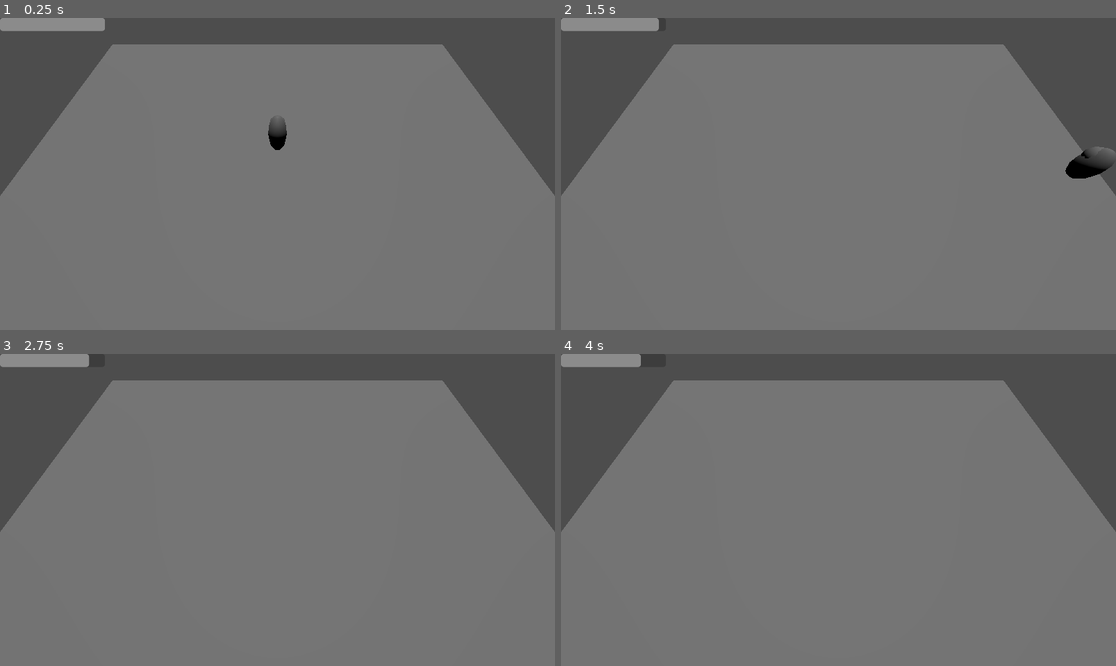
Above: before the commit, frames 1-4 (two rows, left to right).
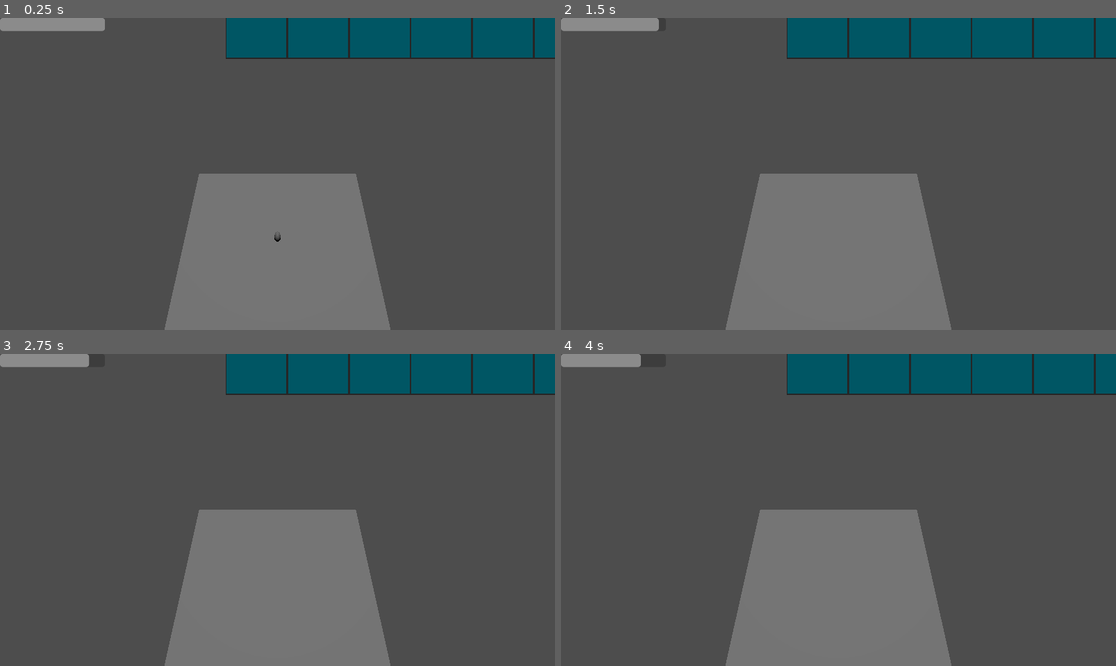
Above: after the commit, the same moments.

Repository: dueip/2024f_gamejam_misis
Game: Godot game, scene res://test_room.tscn
The game is run twice, just before and just after one commit, with the same random seed, the same clock (stepped at 60 frames per second) and the same inputs.
Inputs (mouse positions are in pixels of both pictures, inside the frame that each line leads up to):
- Up to frame 1 (0.25 s): no input
- Up to frame 2 (1.5 s): move the mouse to (960, 158) at 0.52 s; hold D (character_right) 0.53-1.28 s; tap Space (character_dash) at 0.6 s; move the mouse to (727, 189) at 1.27 s; hold S (character_back) from 1.28 s (still down); tap Shift (character_run) at 1.35 s
- Up to frame 3 (2.75 s): move the mouse to (333, 441) at 2.02 s; release S (character_back) at 2.03 s; hold D (character_right) from 2.03 s (still down); tap Space (character_dash) at 2.1 s
- Up to frame 4 (4 s): tap Enter at 2.75 s; move the mouse to (810, 572) at 2.77 s; release D (character_right) at 2.78 s; hold W (character_up) 2.78-3.53 s; tap Shift (character_run) at 2.85 s; tap Space (character_dash) at 3.5, 3.6 s; move the mouse to (1005, 556) at 3.52 s; hold A (character_left) from 3.53 s (still down)

The runs differ from the first frame. In frame 1, 70% of the frame differs, in the area x 0-100%, y 0-100%; in frame 2, 70%; in frame 3, 70%; in frame 4, 70%.

Commit message:
fix: Добавить поччинку камеры outsourced to Misha

Diff:
--- a/character.gd
+++ b/character.gd
@@ -17,7 +17,7 @@
 @export
 var stamina_lose: StaminaLoseResource
 @export
-var mouse_sens: float = 0.005
+var mouse_sens: float = 0.05
 
 
 var speed_multiplyer: float = 1.0
@@ -33,25 +33,24 @@
 func _ready():
 	seed("Byeworld".hash())
 	Input.warp_mouse(Vector2(self.position.x, self.position.y))
-	Input.set_mouse_mode(Input.MOUSE_MODE_CONFINED_HIDDEN)
+	#Input.set_mouse_mode(Input.MOUSE_MODE_CONFINED_HIDDEN)
 
 
 func _input(event):
-	if event is InputEventMouseMotion:
-		var normal = get_viewport().get_camera_3d().project_local_ray_normal(event.relative)
+	if event is InputEventMouse:
 
-		#self.rotate_y(normal.angle_to(self.position) * mouse_sens)
-		#self.rotate_y(event.relative.y * mouse_sens)
-
-
+		var camera = get_viewport().get_camera_3d()
+		var normal = get_viewport().get_camera_3d().project_local_ray_normal(event.position)
+		var C = -camera.position.y/ normal.y
+		var point_to_look_at = (camera.position + C * normal)
+		var vector_but_dont_change_y = Vector3(point_to_look_at.x, 5, -point_to_look_at.z)
+		self.position=vector_but_dont_change_y
+		print(camera.position + C * normal)
+		# self.rotate_y( * mouse_sens)
 
 
 func _physics_process(delta):
-	# Add the gravity.
-	if not is_on_floor():
-		velocity.y -= gravity * delta
 
-	# Handle Dash
 
 
 	var is_running: bool = Input.is_action_pressed("character_run")
--- a/character.tscn
+++ b/character.tscn
@@ -1,9 +1,10 @@
-[gd_scene load_steps=7 format=3 uid="uid://ca4ode1cog4je"]
+[gd_scene load_steps=8 format=3 uid="uid://ca4ode1cog4je"]
 
 [ext_resource type="Script" path="res://character.gd" id="1_s7r02"]
 [ext_resource type="PackedScene" uid="uid://cbkrux0053i8c" path="res://bar/progress_bar.tscn" id="2_5nwxr"]
 [ext_resource type="Resource" uid="uid://12cfv8iouicg" path="res://stamina_resource.tres" id="2_roinp"]
 [ext_resource type="Script" path="res://StaminaLoseResource.gd" id="3_cif5q"]
+[ext_resource type="PackedScene" uid="uid://b78nmta87loqj" path="res://inventory/inventory_ui.tscn" id="4_6ojq5"]
 
 [sub_resource type="Resource" id="Resource_71j2l"]
 script = ExtResource("3_cif5q")
@@ -17,6 +18,12 @@
 script = ExtResource("1_s7r02")
 stamina = ExtResource("2_roinp")
 stamina_lose = SubResource("Resource_71j2l")
+
+[node name="inventory_ui" parent="." instance=ExtResource("4_6ojq5")]
+offset_left = 468.0
+offset_top = -43.0
+offset_right = -44.0
+offset_bottom = -563.0
 
 [node name="CollisionShape3D" type="CollisionShape3D" parent="."]
 shape = SubResource("CapsuleShape3D_2pkr1")
--- a/inventory/inventory_ui.gd
+++ b/inventory/inventory_ui.gd
@@ -1,7 +1,7 @@
 extends Control
 
 @export var inv_size : int = 7
-@onready var inv : Inv = preload("res://inventory/global_inventory.tres")
+@export var inv : Inv
 var ui_slots
 
 
--- a/inventory/inventory_ui.tscn
+++ b/inventory/inventory_ui.tscn
@@ -1,6 +1,12 @@
-[gd_scene load_steps=2 format=3 uid="uid://b78nmta87loqj"]
+[gd_scene load_steps=4 format=3 uid="uid://b78nmta87loqj"]
 
 [ext_resource type="Script" path="res://inventory/inventory_ui.gd" id="1_26l0a"]
+[ext_resource type="Script" path="res://inventory/inv.gd" id="2_oajo4"]
+
+[sub_resource type="Resource" id="Resource_xid0u"]
+script = ExtResource("2_oajo4")
+slots = Array[Resource("res://inventory/inv_slot.gd")]([])
+money = 75.0
 
 [node name="inventory_ui" type="Control"]
 custom_minimum_size = Vector2(640, 128)
@@ -13,3 +19,4 @@
 grow_horizontal = 2
 grow_vertical = 2
 script = ExtResource("1_26l0a")
+inv = SubResource("Resource_xid0u")
--- a/test_room.tscn
+++ b/test_room.tscn
@@ -19,16 +19,10 @@
 transform = Transform3D(1, 0, 0, 0, 1, 0, 0, 0, 1, 0, 2.60831, 0)
 stamina_lose = SubResource("Resource_clihd")
 
-[node name="RemoteTransform3D" type="RemoteTransform3D" parent="Character"]
-transform = Transform3D(-1, 5.96046e-08, -4.47035e-08, 1.49101e-08, 0.5, 0.866026, 1.19209e-07, 0.866026, -0.5, 0, 9.5199, -6.3242)
-remote_path = NodePath("../../Camera")
-use_global_coordinates = false
-update_scale = false
-
 [node name="DirectionalLight3D" type="DirectionalLight3D" parent="."]
 transform = Transform3D(1, 0, 0, 0, 0.206409, 0.978466, 0, -0.978466, 0.206409, 3.74477, 13.3325, 18.4079)
 light_energy = 0.58
 
 [node name="Camera" type="Camera3D" parent="."]
 unique_name_in_owner = true
-transform = Transform3D(-1, 1.60586e-07, -7.54979e-08, 1.49101e-08, 0.5, 0.866025, 1.76821e-07, 0.866025, -0.5, 0, 9.5199, -6.3242)
+transform = Transform3D(-1, 1.60586e-07, -7.54979e-08, 1.49101e-08, 0.5, 0.866025, 1.76821e-07, 0.866025, -0.5, 0, 30.52, -6.324)
